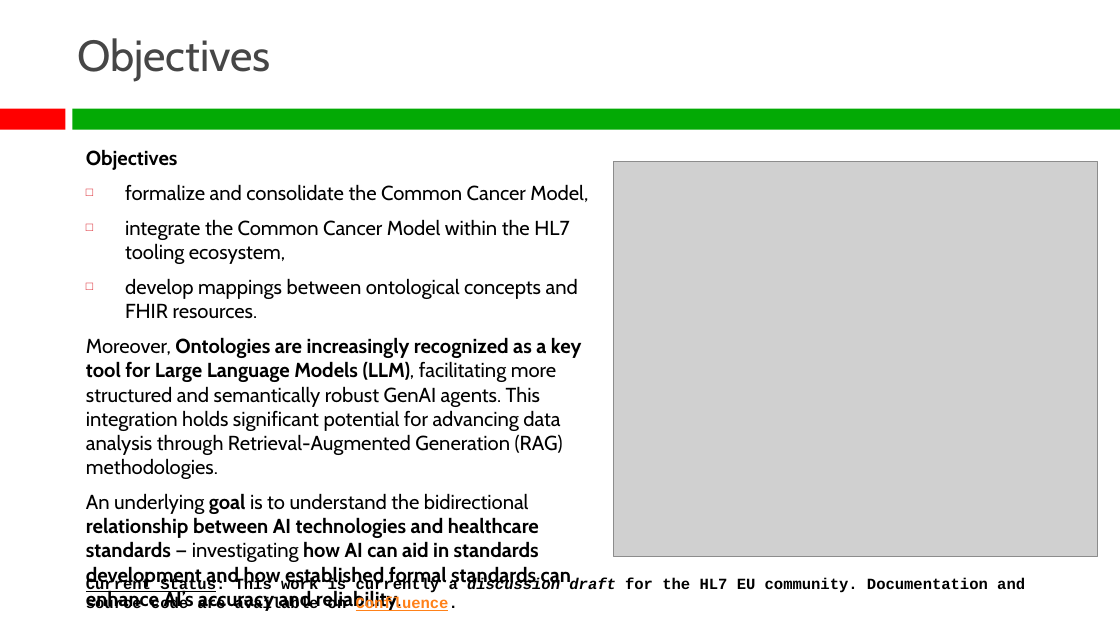
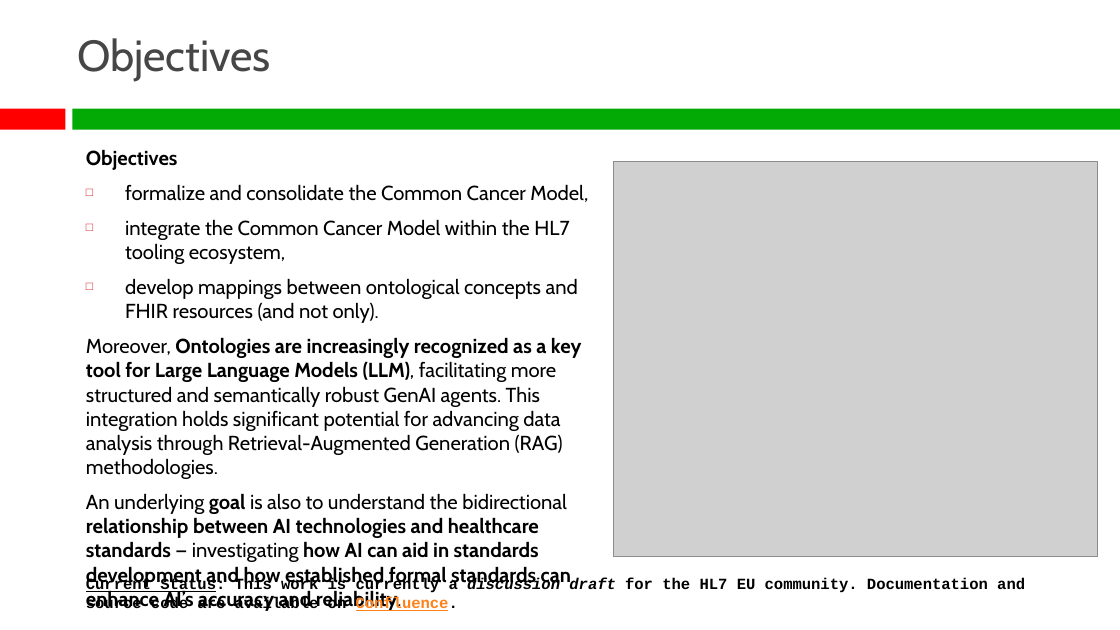
Before and after one commit to slotti64/HL7-EU-Common-cancer-concept-model, a slide deck: slide 2 of Presentations/Common_Cancer_Model_Ontology-Koln_EU_WGM_Presentation.pptx. Drawn at 1120x630 pixels with LibreOffice and Linux fonts; fonts in the diff are those of the drawing; grey boxes stand for pictures; background and template pictures are left out. Boxes give left, top, right and bottom in pixels: in the first picture for what was removed or moved away, otherwise in the second. Text is boxed around its words. In the diff, an @@ line names an element or a change of style, - is before the commit and + after.

```diff
--- a/Presentations/Common_Cancer_Model_Ontology-Koln_EU_WGM_Presentation.pptx
+++ b/Presentations/Common_Cancer_Model_Ontology-Koln_EU_WGM_Presentation.pptx
@@ text at <box>125,278,578,323</box>: text changed @@
-□ develop mappings between ontological concepts and FHIR resources.
+□ develop mappings between ontological concepts and FHIR resources (and not only).
@@ text at <box>86,493,571,611</box>: text changed @@
-An underlying goal is to understand the bidirectional relationship between AI technologies and healthcare standards — investigating how AI can aid in standards development and how established formal standards can enhance AI’s accuracy and reliability.
+An underlying goal is also to understand the bidirectional relationship between AI technologies and healthcare standards — investigating how AI can aid in standards development and how established formal standards can enhance AI’s accuracy and reliability.
```
Also in this commit, not shown: 3 other slides changed.
